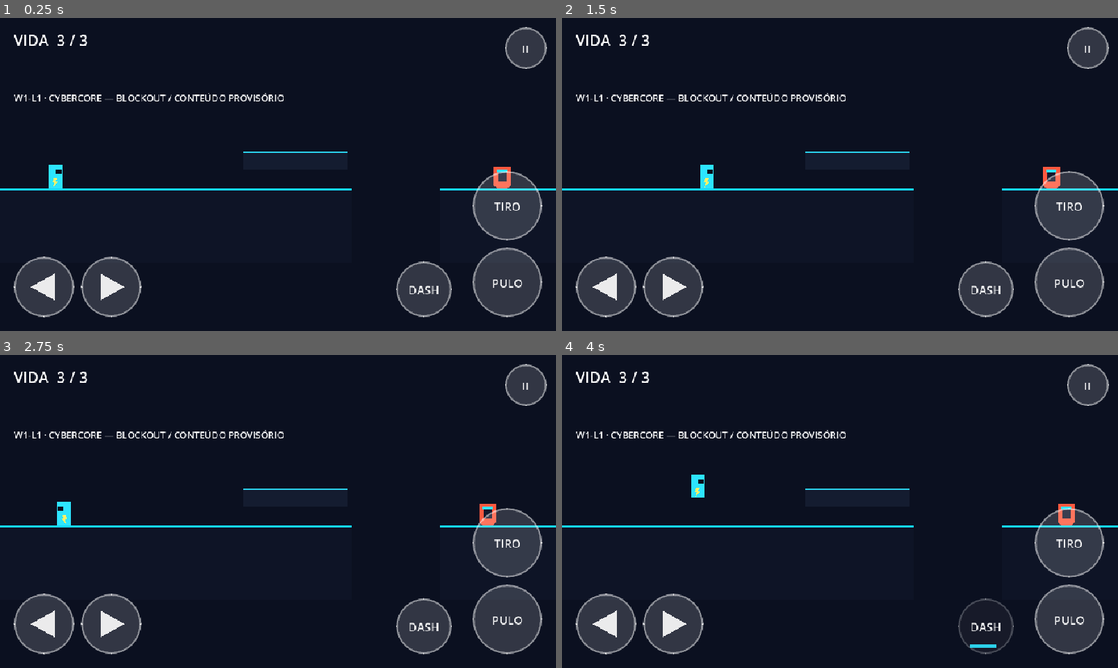
Above: before the commit, frames 1-4 (two rows, left to right).
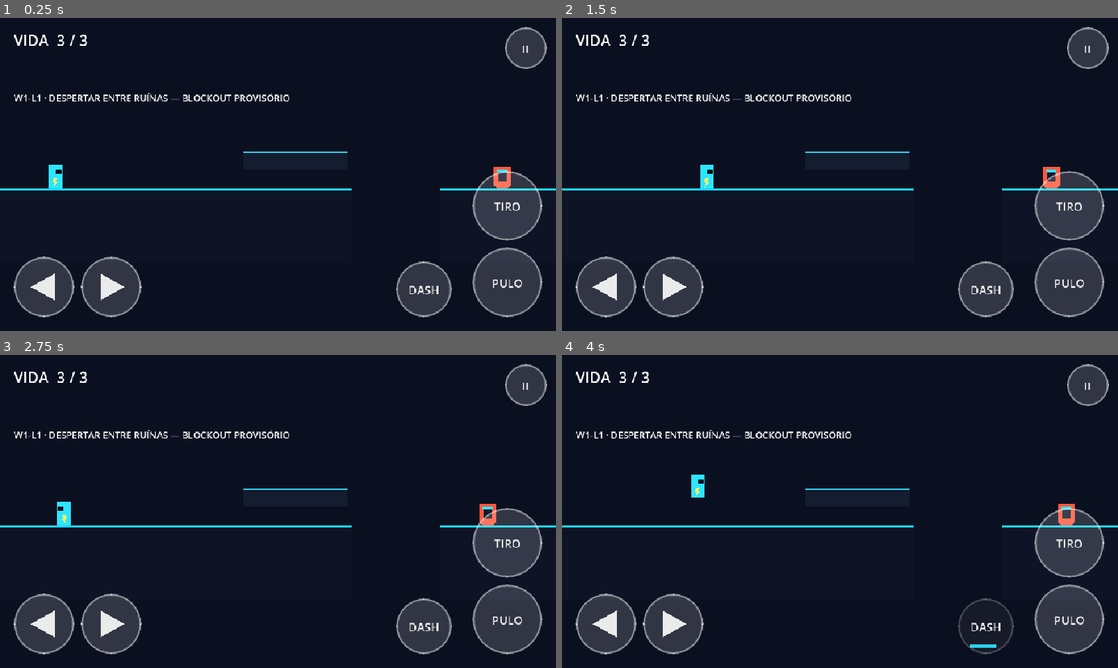
Above: after the commit, the same moments.

Repository: jyanzy19-yml/new-bolt-aventura
Game: Godot game, scene res://scenes/campaign/cybercore_w1_l1.tscn
The game is run twice, just before and just after one commit, with the same random seed, the same clock (stepped at 60 frames per second) and the same inputs. This scene is started directly instead of the project's main scene.
Inputs (mouse positions are in pixels of both pictures, inside the frame that each line leads up to):
- Up to frame 1 (0.25 s): no input
- Up to frame 2 (1.5 s): move the mouse to (962, 158) at 0.52 s; hold D (move_right) 0.53-1.25 s; tap J (attack) at 0.6 s; click (962, 158) at 0.67 s; tap Space (jump) at 0.77 s; drag from (728, 190) to (1062, 177) at 1.27 s
- Up to frame 3 (2.75 s): move the mouse to (333, 442) at 2.02 s; hold A (move_left) from 2.03 s (still down); tap E (interact) at 2.1 s
- Up to frame 4 (4 s): release A (move_left) at 2.75 s; drag from (812, 574) to (673, 464) at 2.77 s; move the mouse to (1006, 558) at 3.52 s; hold D (move_right) from 3.53 s (still down); tap Shift (dash) at 3.6 s; tap Space (jump) at 3.77 s

The runs differ from the first frame. In frame 1, 0.6% of the frame differs, in the area x 8-53%, y 24-27%; in frame 2, 0.6%; in frame 3, 0.6%; in frame 4, 0.6%.

Commit message:
fix(w1-l3): align Cybercore factory blockout with master atlas
* feat(w1-l3): add conveyor_belt.gd

* feat(w1-l3): add conveyor_belt.tscn

* feat(w1-l3): add industrial_press.gd

* feat(w1-l3): add industrial_press.tscn

* feat(w1-l3): add directional conveyor belts and press hazards

* fix(w1-l3): align phase identity with official atlas

* fix(campaign): use canonical Cybercore phase names

* fix(campaign): align phase catalog with official atlas

* test(w1-l3): assert canonical factory mechanics

* test(w1-l3): cover conveyor and industrial press mechanics

* docs(game-design): align W1-L3 with official atlas

* docs(index): rename canonical W1-L3 design entry

* docs(stage23): record canonical W1-L3 correction

* test(campaign): assert official Cybercore phase titles

* docs(production): track canonical W1-L3 correction

* docs(continuity): record W1-L3 atlas reconciliation

* docs(status): record W1-L3 canonical alignment

* docs(plan): specify W1-L3 canonical correction

* docs(game-design): replace non-canonical W1-L3 fiche

* docs(stage23): fix renamed W1-L3 design link

* docs(game-design): reconcile Cybercore phases with master atlas

* fix(w1-l3): advance press cycle on physics ticks

* fix(campaign): apply official title to cybercore_w1_l1.gd

* fix(campaign): apply official title to cybercore_w1_l1.tscn

* fix(campaign): apply official title to cybercore_w1_l2.gd

* fix(campaign): apply official title to cybercore_w1_l2.tscn

* fix(w1-l1): use official phase title in result

* fix(menu): use official W1-L1 title

* fix(w1-l3): drive press phases from fixed physics delta

* refactor(w1-l3): remove redundant press timer node

* docs(w1-l3): describe fixed-step press timing

* test(w1-l3): verify press cycle pauses with scene tree

* fix(w1-l3): enable fixed-step press state machine

* fix(test): separate press pause assertion from resume

* test(campaign): update assertions to official phase titles

Diff:
--- a/scenes/campaign/cybercore_w1_l1.tscn
+++ b/scenes/campaign/cybercore_w1_l1.tscn
@@ -96,4 +96,4 @@
 [node name="LevelNote" type="Label" parent="."]
 position = Vector2(24, -168)
 theme_override_font_sizes/font_size = 16
-text = "W1-L1 · CYBERCORE — BLOCKOUT / CONTEÚDO PROVISÓRIO"
+text = "W1-L1 · DESPERTAR ENTRE RUÍNAS — BLOCKOUT PROVISÓRIO"
--- a/scenes/campaign/cybercore_w1_l2.tscn
+++ b/scenes/campaign/cybercore_w1_l2.tscn
@@ -94,4 +94,4 @@
 [node name="LevelNote" type="Label" parent="."]
 position = Vector2(24, -168)
 theme_override_font_sizes/font_size = 16
-text = "W1-L2 · REDE INTERROMPIDA — BLOCKOUT / MECÂNICA PROVISÓRIA"
+text = "W1-L2 · RUAS SEM SINAL — BLOCKOUT PROVISÓRIO"
--- a/scenes/campaign/cybercore_w1_l3.tscn
+++ b/scenes/campaign/cybercore_w1_l3.tscn
@@ -7,6 +7,8 @@
 [ext_resource type="PackedScene" path="res://scenes/levels/checkpoint.tscn" id="5_checkpoint"]
 [ext_resource type="PackedScene" path="res://scenes/enemies/cybercore_patrol_enemy.tscn" id="6_enemy"]
 [ext_resource type="PackedScene" path="res://scenes/world/moving_platform.tscn" id="7_moving_platform"]
+[ext_resource type="PackedScene" path="res://scenes/world/conveyor_belt.tscn" id="8_conveyor"]
+[ext_resource type="PackedScene" path="res://scenes/levels/industrial_press.tscn" id="9_press"]
 
 [sub_resource type="RectangleShape2D" id="KillShape"]
 size = Vector2(3000, 180)
@@ -56,6 +58,20 @@
 travel_duration = 3.0
 endpoint_pause = 0.45
 
+[node name="ConveyorBeltA" parent="Geometry" instance=ExtResource("8_conveyor")]
+position = Vector2(840, -4)
+size = Vector2(220, 32)
+surface_speed = 110.0
+fill_color = Color(0.055, 0.12, 0.2, 1)
+top_color = Color(0.2, 0.95, 1, 1)
+
+[node name="ConveyorBeltB" parent="Geometry" instance=ExtResource("8_conveyor")]
+position = Vector2(1680, -4)
+size = Vector2(220, 32)
+surface_speed = -95.0
+fill_color = Color(0.055, 0.12, 0.2, 1)
+top_color = Color(0.2, 0.95, 1, 1)
+
 [node name="SpawnPoint" type="Marker2D" parent="."]
 unique_name_in_owner = true
 position = Vector2(96, -24)
@@ -75,6 +91,18 @@
 [node name="Hud" parent="." instance=ExtResource("4_hud")]
 unique_name_in_owner = true
 
+[node name="IndustrialPressA" parent="." instance=ExtResource("9_press")]
+position = Vector2(1160, 0)
+warning_duration = 1.1
+active_duration = 0.32
+recovery_duration = 1.25
+
+[node name="IndustrialPressB" parent="." instance=ExtResource("9_press")]
+position = Vector2(1980, 0)
+warning_duration = 0.9
+active_duration = 0.3
+recovery_duration = 1.35
+
 [node name="Checkpoint" parent="." instance=ExtResource("5_checkpoint")]
 unique_name_in_owner = true
 position = Vector2(1650, -32)
@@ -88,6 +116,11 @@
 
 [node name="CollisionShape2D" type="CollisionShape2D" parent="KillZone"]
 shape = SubResource("KillShape")
+
+[node name="ControlTowerNote" type="Label" parent="."]
+position = Vector2(1980, -168)
+theme_override_font_sizes/font_size = 16
+text = "TORRE DE CONTROLE · DESATIVAR A LINHA DE MONTAGEM"
 
 [node name="Goal" type="Area2D" parent="."]
 unique_name_in_owner = true
@@ -105,4 +138,4 @@
 [node name="LevelNote" type="Label" parent="."]
 position = Vector2(24, -168)
 theme_override_font_sizes/font_size = 16
-text = "W1-L3 · SETOR DE MONTAGEM — BLOCKOUT PROVISÓRIO"
+text = "W1-L3 · FÁBRICA DE ECOS — BLOCKOUT PROVISÓRIO"
--- /dev/null
+++ b/scenes/levels/industrial_press.tscn
@@ -0,0 +1,23 @@
+[gd_scene load_steps=3 format=3]
+
+[ext_resource type="Script" path="res://scripts/levels/industrial_press.gd" id="1_press"]
+
+[sub_resource type="RectangleShape2D" id="StrikeShape"]
+size = Vector2(64, 24)
+
+[node name="IndustrialPress" type="Area2D"]
+collision_layer = 0
+collision_mask = 2
+script = ExtResource("1_press")
+
+[node name="Head" type="Polygon2D" parent="."]
+unique_name_in_owner = true
+position = Vector2(0, -56)
+color = Color(1, 0.72, 0.18, 1)
+polygon = PackedVector2Array(-32, -12, 32, -12, 32, 12, -32, 12)
+
+[node name="StrikeZone" type="CollisionShape2D" parent="."]
+unique_name_in_owner = true
+position = Vector2(0, -12)
+shape = SubResource("StrikeShape")
+disabled = true
--- /dev/null
+++ b/scenes/world/conveyor_belt.tscn
@@ -0,0 +1,8 @@
+[gd_scene load_steps=2 format=3]
+
+[ext_resource type="Script" path="res://scripts/world/conveyor_belt.gd" id="1_belt"]
+
+[node name="ConveyorBelt" type="StaticBody2D"]
+collision_layer = 1
+collision_mask = 0
+script = ExtResource("1_belt")
--- a/scripts/campaign/campaign_catalog.gd
+++ b/scripts/campaign/campaign_catalog.gd
@@ -13,10 +13,10 @@
 	"Rei Esquecido", "Guardião da Coroa", "Ilusionista Supremo", "Guardião do Inverno",
 ]
 const PHASE_TITLES: Dictionary = {
-	"W1-L1": "Despertar nas Ruínas",
-	"W1-L2": "Rede Interrompida",
-	"W1-L3": "Setor de Montagem",
-	"W1-L4": "Núcleo de Distribuição",
+	"W1-L1": "Despertar entre Ruínas",
+	"W1-L2": "Ruas sem Sinal",
+	"W1-L3": "Fábrica de Ecos",
+	"W1-L4": "Laboratório de Memórias",
 }
 const SCENE_PATHS: Dictionary = {
 	"W1-L1": "res://scenes/campaign/cybercore_w1_l1.tscn",
--- a/scripts/campaign/cybercore_w1_l1.gd
+++ b/scripts/campaign/cybercore_w1_l1.gd
@@ -1,5 +1,5 @@
 extends Node2D
-## W1-L1 — Cybercore. Blockout de campanha com inimigo-base provisório.
+## W1-L1 — Despertar entre Ruínas. Blockout de campanha com inimigo-base provisório.
 
 const LEVEL_PATH: String = "res://scenes/campaign/cybercore_w1_l1.tscn"
 const LEVEL_ID: String = "W1-L1"
@@ -73,4 +73,4 @@
 		_section_finished = true
 		if not CampaignProgress.mark_level_completed(LEVEL_ID, NEXT_LEVEL_ID):
 			push_warning("W1-L1: não foi possível persistir a conclusão (%s)." % CampaignProgress.last_error)
-		_hud.show_result("Cybercore — trecho inicial concluído", NEXT_LEVEL_PATH)
+		_hud.show_result("Despertar entre Ruínas concluído", NEXT_LEVEL_PATH)
--- a/scripts/campaign/cybercore_w1_l2.gd
+++ b/scripts/campaign/cybercore_w1_l2.gd
@@ -1,5 +1,5 @@
 extends Node2D
-## W1-L2 — Rede Interrompida. Blockout jogável com campo energético cíclico.
+## W1-L2 — Ruas sem Sinal. Blockout jogável com campo energético cíclico.
 
 const LEVEL_PATH: String = "res://scenes/campaign/cybercore_w1_l2.tscn"
 const LEVEL_ID: String = "W1-L2"
@@ -73,4 +73,4 @@
 		_section_finished = true
 		if not CampaignProgress.mark_level_completed(LEVEL_ID, NEXT_LEVEL_ID):
 			push_warning("W1-L2: não foi possível persistir a conclusão (%s)." % CampaignProgress.last_error)
-		_hud.show_result("Cybercore — Rede Interrompida concluída", NEXT_LEVEL_PATH)
+		_hud.show_result("Cybercore — Ruas sem Sinal concluída", NEXT_LEVEL_PATH)
--- a/scripts/campaign/cybercore_w1_l3.gd
+++ b/scripts/campaign/cybercore_w1_l3.gd
@@ -1,5 +1,5 @@
 extends Node2D
-## W1-L3 — Setor de Montagem. Blockout provisório baseado no blueprint W1-L3.
+## W1-L3 — Fábrica de Ecos. Blockout provisório alinhado ao Atlas oficial.
 
 const LEVEL_PATH: String = "res://scenes/campaign/cybercore_w1_l3.tscn"
 const LEVEL_ID: String = "W1-L3"
@@ -65,4 +65,4 @@
 		_section_finished = true
 		if not CampaignProgress.mark_level_completed(LEVEL_ID):
 			push_warning("W1-L3: não foi possível persistir a conclusão (%s)." % CampaignProgress.last_error)
-		_hud.show_result("Cybercore — Setor de Montagem concluído")
+		_hud.show_result("Cybercore — Fábrica de Ecos concluída")
--- /dev/null
+++ b/scripts/levels/industrial_press.gd
@@ -0,0 +1,83 @@
+class_name IndustrialPress
+extends Area2D
+## Prensa industrial cíclica. O aviso antecede o golpe; a área de dano só fica ativa
+## durante a descida. A máquina de estados usa delta físico fixo e respeita a pausa da SceneTree.
+
+signal state_changed(state: State)
+
+enum State { WARNING, ACTIVE, RECOVERY }
+
+@export_range(0.1, 5.0, 0.05) var warning_duration: float = 0.9
+@export_range(0.05, 2.0, 0.05) var active_duration: float = 0.35
+@export_range(0.1, 5.0, 0.05) var recovery_duration: float = 1.2
+@export_range(1, 10, 1) var contact_damage: int = 1
+@export_range(24.0, 120.0, 1.0) var press_travel: float = 56.0
+
+var _state: State = State.WARNING
+var _state_time_left: float = 0.0
+
+@onready var _head: Polygon2D = %Head
+@onready var _strike_zone: CollisionShape2D = %StrikeZone
+
+
+func _ready() -> void:
+	collision_layer = 0
+	collision_mask = 2
+	monitoring = true
+	set_physics_process(true)
+	body_entered.connect(_on_body_entered)
+	_strike_zone.disabled = true
+	_enter_state(State.WARNING)
+
+
+func _physics_process(delta: float) -> void:
+	_state_time_left -= delta
+	if _state_time_left <= 0.0:
+		_on_cycle_timeout()
+
+
+func get_state() -> State:
+	return _state
+
+
+func is_active() -> bool:
+	return _state == State.ACTIVE
+
+
+func _on_cycle_timeout() -> void:
+	match _state:
+		State.WARNING:
+			_enter_state(State.ACTIVE)
+		State.ACTIVE:
+			_enter_state(State.RECOVERY)
+		State.RECOVERY:
+			_enter_state(State.WARNING)
+
+
+func _enter_state(next_state: State) -> void:
+	_state = next_state
+	match _state:
+		State.WARNING:
+			_strike_zone.set_deferred("disabled", true)
+			_head.position.y = -press_travel
+			_head.color = Color(1.0, 0.72, 0.18, 1.0)
+			_state_time_left = warning_duration
+		State.ACTIVE:
+			_head.position.y = -12.0
+			_head.color = Color(1.0, 0.22, 0.18, 1.0)
+			_strike_zone.set_deferred("disabled", false)
+			_state_time_left = active_duration
+		State.RECOVERY:
+			_strike_zone.set_deferred("disabled", true)
+			_head.position.y = -press_travel
+			_head.color = Color(0.22, 0.78, 1.0, 0.72)
+			_state_time_left = recovery_duration
+	state_changed.emit(_state)
+
+
+func _on_body_entered(body: Node2D) -> void:
+	if _state != State.ACTIVE or not body is BoltPlayer:
+		return
+	var player: BoltPlayer = body as BoltPlayer
+	var knockback_direction: float = signf(player.global_position.x - global_position.x)
+	player.take_damage(contact_damage, knockback_direction)
--- a/scripts/ui/main_menu.gd
+++ b/scripts/ui/main_menu.gd
@@ -8,9 +8,9 @@
 	"W1-L3": "res://scenes/campaign/cybercore_w1_l3.tscn",
 }
 const LEVEL_LABELS: Dictionary = {
-	"W1-L1": "Cybercore",
-	"W1-L2": "Rede Interrompida",
-	"W1-L3": "Setor de Montagem",
+	"W1-L1": "Despertar entre Ruínas",
+	"W1-L2": "Ruas sem Sinal",
+	"W1-L3": "Fábrica de Ecos",
 }
 
 @onready var _version: Label = %VersionLabel
--- /dev/null
+++ b/scripts/world/conveyor_belt.gd
@@ -0,0 +1,32 @@
+class_name ConveyorBelt
+extends PlatformBlock
+## Plataforma de esteira: transfere velocidade horizontal constante a corpos apoiados.
+## A direção é indicada por chevrons no topo; valores positivos movem à direita.
+
+@export_range(-240.0, 240.0, 5.0) var surface_speed: float = 100.0
+
+
+func _ready() -> void:
+	super._ready()
+	constant_linear_velocity = Vector2(surface_speed, 0.0)
+
+
+func get_surface_velocity() -> Vector2:
+	return Vector2(surface_speed, 0.0)
+
+
+func _draw() -> void:
+	super._draw()
+	if absf(surface_speed) < 0.01:
+		return
+	var direction: float = signf(surface_speed)
+	var x: float = 18.0
+	while x < size.x - 12.0:
+		var center: Vector2 = Vector2(x, size.y * 0.5)
+		var tip: Vector2 = center + Vector2(direction * 7.0, 0.0)
+		var base: Vector2 = center - Vector2(direction * 7.0, 0.0)
+		var tint: Color = Color(0.25, 0.95, 1.0, 0.9)
+		draw_line(base, tip, tint, 2.0)
+		draw_line(tip, base + Vector2(0.0, -5.0), tint, 2.0)
+		draw_line(tip, base + Vector2(0.0, 5.0), tint, 2.0)
+		x += 36.0
--- a/tests/unit/test_campaign_catalog.gd
+++ b/tests/unit/test_campaign_catalog.gd
@@ -142,3 +142,11 @@
 	var capture_script: GDScript = load("res://tests/capture_campaign_selection.gd") as GDScript
 	check(capture_script != null, "harness de captura Xvfb compila")
 	return true
+
+
+func test_campaign_phase_titles_match_official_cybercore_atlas() -> bool:
+	check_eq(CATALOG.get_phase_title("W1-L1", 0), "Despertar entre Ruínas", "nome oficial W1-L1")
+	check_eq(CATALOG.get_phase_title("W1-L2", 1), "Ruas sem Sinal", "nome oficial W1-L2")
+	check_eq(CATALOG.get_phase_title("W1-L3", 2), "Fábrica de Ecos", "nome oficial W1-L3")
+	check_eq(CATALOG.get_phase_title("W1-L4", 3), "Laboratório de Memórias", "nome oficial W1-L4")
+	return true
--- a/tests/unit/test_campaign_entry.gd
+++ b/tests/unit/test_campaign_entry.gd
@@ -23,7 +23,7 @@
 	check(opening != null, "cena da abertura carrega")
 	check(tutorial != null, "cena do tutorial carrega")
 	check(cybercore != null, "cena W1-L1 de Cybercore carrega")
-	check(cybercore_l2 != null, "cena W1-L2 Rede Interrompida carrega")
+	check(cybercore_l2 != null, "cena W1-L2 Ruas sem Sinal carrega")
 	if opening == null or tutorial == null or cybercore == null or cybercore_l2 == null:
 		return true
 
@@ -163,7 +163,7 @@
 		if hud.get_node("%ResultOverlay").visible:
 			break
 	check(hud.get_node("%ResultOverlay").visible, "alcançar fisicamente a saída conclui o trecho")
-	check_eq(hud.get_node("%ResultTitle").text, "Cybercore — trecho inicial concluído", "tela de resultado identifica a conclusão")
+	check_eq(hud.get_node("%ResultTitle").text, "Despertar entre Ruínas concluído", "tela de resultado identifica a conclusão")
 	check(CampaignProgress.is_level_completed("W1-L1"), "conclusão da W1-L1 é persistida")
 	check_eq(CampaignProgress.load_state().get("current_level_id"), "W1-L2", "conclusão da W1-L1 avança o destino de retomada para W1-L2")
 	check_eq(hud.get_node("%AgainButton").text, "PRÓXIMA FASE", "resultado oferece entrada direta na próxima fase")
@@ -266,7 +266,7 @@
 	menu.call("_refresh_continue_state")
 	check(not continue_button.disabled, "Continuar é habilitado para W1-L2 implementada")
 	check_eq(menu.call("_resolve_continue_path"), CYBERCORE_W1_L2_PATH, "retomada aponta diretamente para W1-L2")
-	check(status.text.contains("Rede Interrompida"), "menu identifica a fase atual pelo nome")
+	check(status.text.contains("Ruas sem Sinal"), "menu identifica a fase atual pelo nome")
 	menu.free()
 
 	SaveSystem.delete_save()
--- a/tests/unit/test_w1_l3_blockout.gd
+++ b/tests/unit/test_w1_l3_blockout.gd
@@ -40,6 +40,10 @@
 	var end_floor: PlatformBlock = level.get_node("Geometry/EndFloor") as PlatformBlock
 	var lift: MovingPlatform = level.get_node("LiftA") as MovingPlatform
 	var transfer: MovingPlatform = level.get_node("TransferPlatform") as MovingPlatform
+	var conveyor_a: ConveyorBelt = level.get_node("Geometry/ConveyorBeltA") as ConveyorBelt
+	var conveyor_b: ConveyorBelt = level.get_node("Geometry/ConveyorBeltB") as ConveyorBelt
+	var press_a: IndustrialPress = level.get_node("IndustrialPressA") as IndustrialPress
+	var press_b: IndustrialPress = level.get_node("IndustrialPressB") as IndustrialPress
 	var enemy_a: CybercorePatrolEnemy = level.get_node("PatrolEnemyA") as CybercorePatrolEnemy
 	var enemy_b: CybercorePatrolEnemy = level.get_node("PatrolEnemyB") as CybercorePatrolEnemy
 	var checkpoint: BoltCheckpoint = level.get_node("Checkpoint") as BoltCheckpoint
@@ -47,6 +51,14 @@
 
 	check(player != null and mid_floor != null and end_floor != null, "BOLT e pisos principais estão presentes")
 	check(lift != null and transfer != null, "blockout contém elevador e plataforma de transferência")
+	check(conveyor_a != null and conveyor_b != null, "Fábrica de Ecos contém duas esteiras")
+	check(press_a != null and press_b != null, "Fábrica de Ecos contém duas prensas sinalizadas")
+	if conveyor_a != null and conveyor_b != null:
+		check_eq(conveyor_a.get_surface_velocity(), Vector2(110.0, 0.0), "esteira A move para a direita")
+		check_eq(conveyor_b.get_surface_velocity(), Vector2(-95.0, 0.0), "esteira B move para a esquerda")
+	if press_a != null and press_b != null:
+		check_eq(press_a.get_state(), IndustrialPress.State.WARNING, "prensa A inicia em aviso")
+		check_eq(press_b.get_state(), IndustrialPress.State.WARNING, "prensa B inicia em aviso")
 	check(enemy_a != null and enemy_b != null, "blockout contém dois encontros provisórios")
 	check(checkpoint != null and goal != null, "blockout contém checkpoint e objetivo")
 	check_eq(CampaignProgress.load_state().get("current_level_id"), "W1-L3",
--- /dev/null
+++ b/tests/unit/test_w1_l3_factory_mechanics.gd
@@ -0,0 +1,78 @@
+extends BoltTest
+## Regressões dos sistemas provisórios de esteira e prensa usados em W1-L3.
+
+const PLAYER_SCENE: String = "res://scenes/player/bolt.tscn"
+const CONVEYOR_SCENE: String = "res://scenes/world/conveyor_belt.tscn"
+const PRESS_SCENE: String = "res://scenes/levels/industrial_press.tscn"
+
+
+func _step_physics(frames: int) -> void:
+	for _frame in range(frames):
+		await tree.physics_frame
+
+
+func test_conveyor_transfers_surface_velocity_to_bolt() -> bool:
+	var conveyor_packed: PackedScene = load(CONVEYOR_SCENE) as PackedScene
+	var player_packed: PackedScene = load(PLAYER_SCENE) as PackedScene
+	check(conveyor_packed != null and player_packed != null, "esteira e BOLT carregam")
+	if conveyor_packed == null or player_packed == null:
+		return true
+
+	var root: Node2D = Node2D.new()
+	tree.root.add_child(root)
+	var conveyor: ConveyorBelt = conveyor_packed.instantiate() as ConveyorBelt
+	conveyor.size = Vector2(320.0, 32.0)
+	conveyor.surface_speed = 120.0
+	var player: BoltPlayer = player_packed.instantiate() as BoltPlayer
+	player.damage_invulnerability = 0.0
+	player.position = Vector2(64.0, -24.0)
+	root.add_child(conveyor)
+	root.add_child(player)
+	await _step_physics(3)
+	var initial_x: float = player.global_position.x
+	await _step_physics(36)
+	check(player.is_on_floor(), "BOLT permanece apoiado sobre a esteira")
+	check(player.global_position.x > initial_x + 8.0, "esteira transfere velocidade positiva sem input horizontal")
+	root.queue_free()
+	await tree.process_frame
+	return true
+
+
+func test_industrial_press_warns_before_damage_and_recovers() -> bool:
+	var press_packed: PackedScene = load(PRESS_SCENE) as PackedScene
+	var player_packed: PackedScene = load(PLAYER_SCENE) as PackedScene
+	check(press_packed != null and player_packed != null, "prensa e BOLT carregam")
+	if press_packed == null or player_packed == null:
+		return true
+
+	var root: Node2D = Node2D.new()
+	tree.root.add_child(root)
+	var press: IndustrialPress = press_packed.instantiate() as IndustrialPress
+	press.warning_duration = 0.12
+	press.active_duration = 0.22
+	press.recovery_duration = 0.5
+	var player: BoltPlayer = player_packed.instantiate() as BoltPlayer
+	player.damage_invulnerability = 0.0
+	player.position = Vector2(0.0, -24.0)
+	root.add_child(press)
+	root.add_child(player)
+	await _step_physics(2)
+	var health: BoltHealth = player.get_node("%Health") as BoltHealth
+	check_eq(press.get_state(), IndustrialPress.State.WARNING, "prensa inicia em aviso visual")
+	check((press.get_node("%StrikeZone") as CollisionShape2D).disabled, "zona de golpe fica desativada durante o aviso")
+	check_eq(health.current_health, 3, "aviso não causa dano")
+	tree.paused = true
+	for _frame in range(12):
+		await tree.process_frame
+	check_eq(press.get_state(), IndustrialPress.State.WARNING, "pausa congela o ciclo da prensa")
+	tree.paused = false
+	await _step_physics(10)
+	check_eq(press.get_state(), IndustrialPress.State.ACTIVE, "prensa desce após o aviso")
+	check(not (press.get_node("%StrikeZone") as CollisionShape2D).disabled, "zona de golpe só ativa na descida")
+	check(health.current_health < 3, "contato durante a descida causa dano")
+	await _step_physics(16)
+	check_eq(press.get_state(), IndustrialPress.State.RECOVERY, "prensa entra em recuperação após o golpe")
+	check((press.get_node("%StrikeZone") as CollisionShape2D).disabled, "zona de golpe desativa durante a recuperação")
+	root.queue_free()
+	await tree.process_frame
+	return true
Not shown: 1 places in scenes/campaign/cybercore_w1_l3.tscn that only renumber resources
Not shown, changed: docs/game-design/EXPANDED-42-LEVEL-CAMPAIGN-BLUEPRINT.md
Not shown, added: docs/game-design/W1-L3-fabrica-de-ecos.md
Not shown, removed: docs/game-design/W1-L3-setor-de-montagem.md
Not shown, changed: docs/production/CONTINUITY.md
Not shown, changed: docs/production/implementation-tracker.md
Not shown, changed: docs/production/plans/2026-11-27-stage23-w1-l3-provisional-blockout-integration.md
Not shown, added: docs/production/plans/2026-11-27-w1-l3-canonical-atlas-correction.md
Not shown, changed: docs/production/stage-status.md
